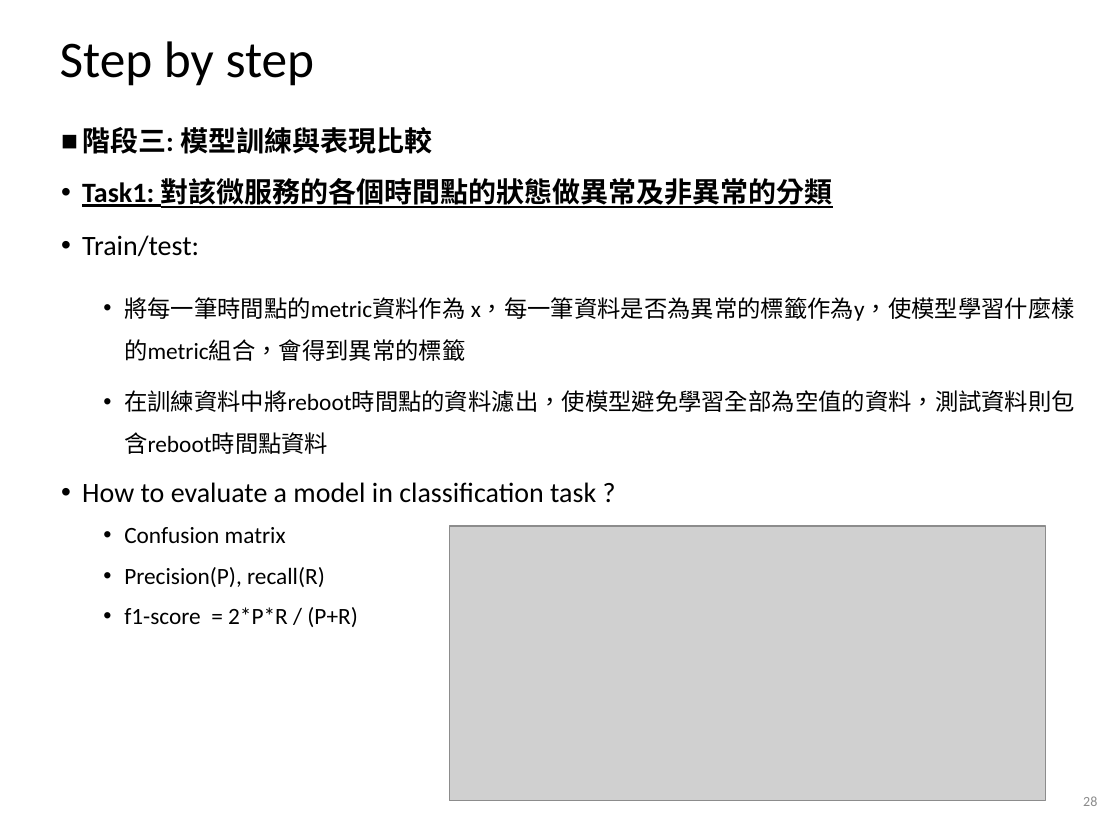
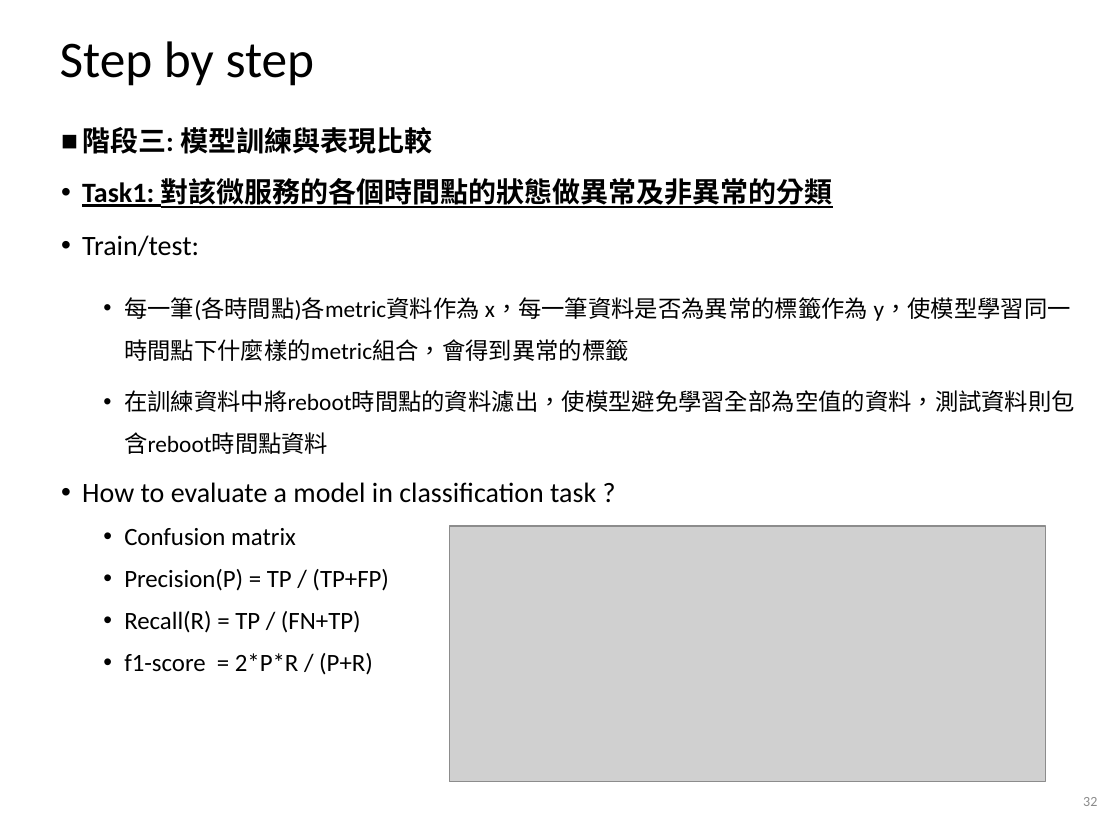
Before and after one commit to alvinyee860120/AIOps-anomaly-detection, a slide deck: slide 32 of AIOps結案報告.pptx (slide 28 before the commit). Drawn at 1120x840 pixels with LibreOffice and Linux fonts; fonts in the diff are those of the drawing; grey boxes stand for pictures; background and template pictures are left out. Boxes give left, top, right and bottom in pixels: in the first picture for what was removed or moved away, otherwise in the second. Text is boxed around its words. In the diff, an @@ line names an element or a change of style, - is before the commit and + after.

```diff
--- a/AIOps結案報告.pptx
+++ b/AIOps結案報告.pptx
@@ text at box(124, 297, 1071, 361): text changed @@
-  • 將每一筆時間點的metric資料作為 x，每一筆資料是否為異常的標籤作為y，使模型學習什麼樣的metric組合，會得到異常的標籤
+  • 每一筆(各時間點)各metric資料作為 x，每一筆資料是否為異常的標籤作為 y，使模型學習同一時間點下什麼樣的metric組合，會得到異常的標籤
@@ text at box(124, 528, 373, 675): size 15 to 16 pt in "Confusion matrix", "f1-score = 2*P*R / (P+R)" @@
@@ picture: place and size @@
-picture at box(449, 526, 1045, 801)
+picture at box(449, 526, 1045, 782)
@@ text at box(124, 569, 389, 633): text changed; size 15 to 16 pt @@
-  • Precision(P), recall(R)
+  • Precision(P) = TP / (TP+FP)
+  • Recall(R) = TP / (FN+TP)
@@ page number at box(1083, 797, 1097, 806): text changed @@
-28
+32
```
Also in this commit, not shown: 23 other slides changed, 8 slides added.
